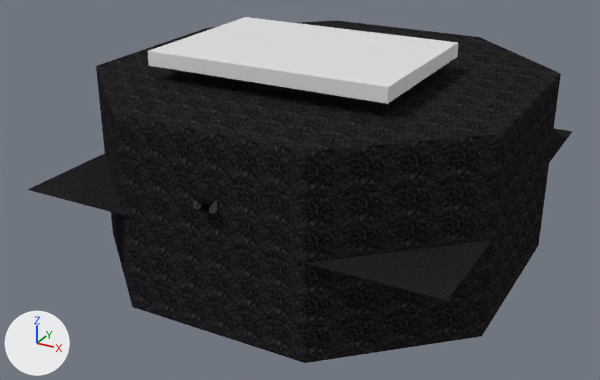
A saved change to the Blender file Assets/World/C12L1/raw/C12L1.blend.
Both versions are drawn from a camera (50 mm lens) standing at (401.0, -549.0, 317.0) and looking at (-12.0, 203.0, -59.0). Arrows for +X, +Y and +Z are at lower left; the lights stay in place.

The scene before the commit, as lines of its bpy script (objects in view):
```python
me_plane = bpy.data.meshes.new('Plane')
me_plane.from_pydata(...)  # 46 vertices, 47 faces; spans x -228.0..228.0, y 0.0..456.0, z -64.0..174.0
# faces by material slot: [37, 10]
me_plane.materials.append(mat_uv_basaltkit_1)  # picture img_basaltkit_1_png
me_plane.materials.append(mat_ef_sky)  # white #e7e7e7
me_plane_001 = bpy.data.meshes.new('Plane.001')
me_plane_001.from_pydata(...)  # 4 vertices, 1 face; spans x -228.0..228.0, y 0.0..456.0, z 0.0
me_plane_001.materials.append(mat_uv_basaltkit_1)  # picture img_basaltkit_1_png
ob_cave = bpy.data.objects.new('Cave', me_plane)
ob_cave.location = (0.0, 8.0, -69.0)
ob_cave_water = bpy.data.objects.new('Cave_Water', me_plane_001)
ob_cave_water.parent = ob_cave
ob_cave_water.matrix_parent_inverse = Matrix(((1.0, 0.0, 0.0, 0.0), (0.0, 1.0, 0.0, -8.0), (0.0, 0.0, 1.0, 69.0), (0.0, 0.0, 0.0, 1.0)))
ob_cave_water.location = (0.0, 8.0, -29.53)
```
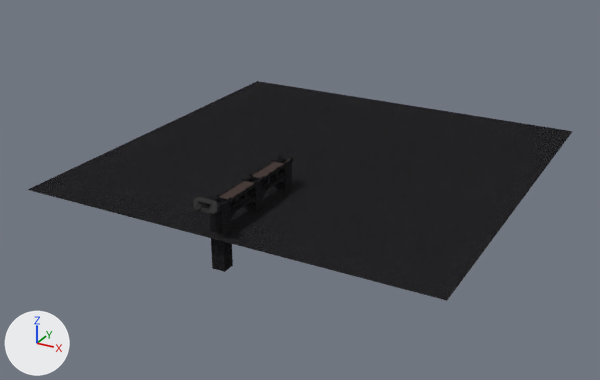
Location of each change, (x1, y1, x2, y2) in pixels of the pictures (600 x 380 px):
'Cave', hidden (black): before (96, 17, 561, 363)
part 1 of me_plane, built on: before (115, 17, 458, 152)
'Cave_Water', unchanged, uncovered by the edit: before (28, 128, 573, 301); after (28, 81, 573, 301)
'Bridge_Pillar', unchanged, uncovered by the edit: after (210, 194, 233, 272)

The edits, one by one:
me_plane is used by ob_cave; location (0.0, 8.0, -69.0).
me_plane had 46 vertices, 47 faces and spanned x -228.0..228.0, y 0.0..456.0, z -64.0..174.0.
me_plane now has 48 vertices, 50 faces and spans x -228.0..228.0, y 0.0..456.0, z -64.0..238.0.
Part 1, on me_plane:
3 faces are deleted.
8 vertices in x -140.0..127.0, y 147.0..290.0, z 159.0..174.0 move by (0.0, 0.0, 64.0).
4 vertices in x -140.0..127.0, y 103.0, z 159.0..174.0 move by (0.0, -64.0, 64.0).
2 vertices move from x -37.0, y 130.0, z 143.0..159.0 to x 18.0, y 71.0, z 143.0..223.0.
2 vertices are added at (-30.0, 156.0, 143.0), (-30.0, 156.0, 223.0).
4 new faces join them, mat_uv_basaltkit_1 (picture img_basaltkit_1_png).
2 new faces join them, mat_ef_sky (white #e7e7e7).
Object 'Cave' (ob_cave) is now hidden.
